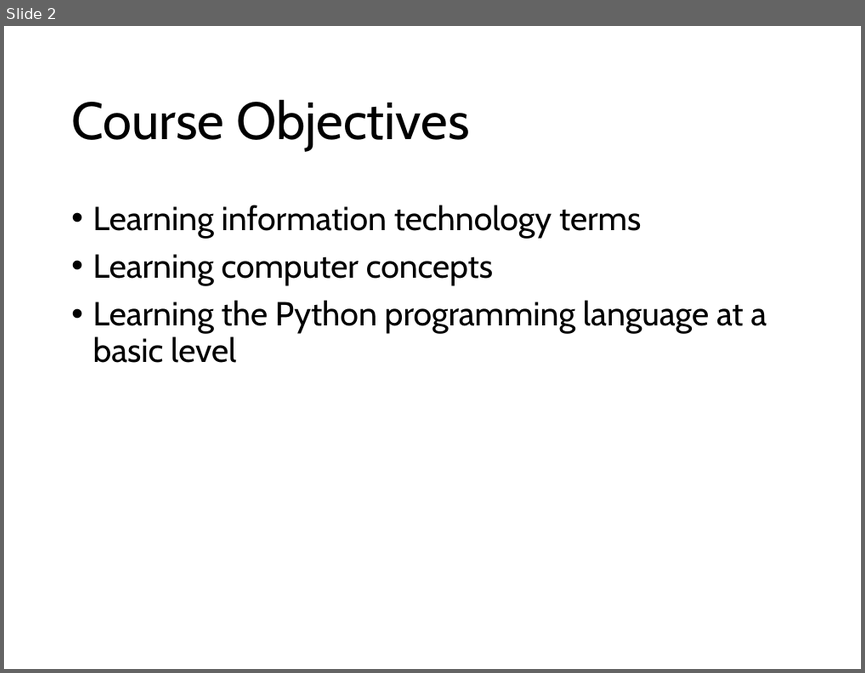
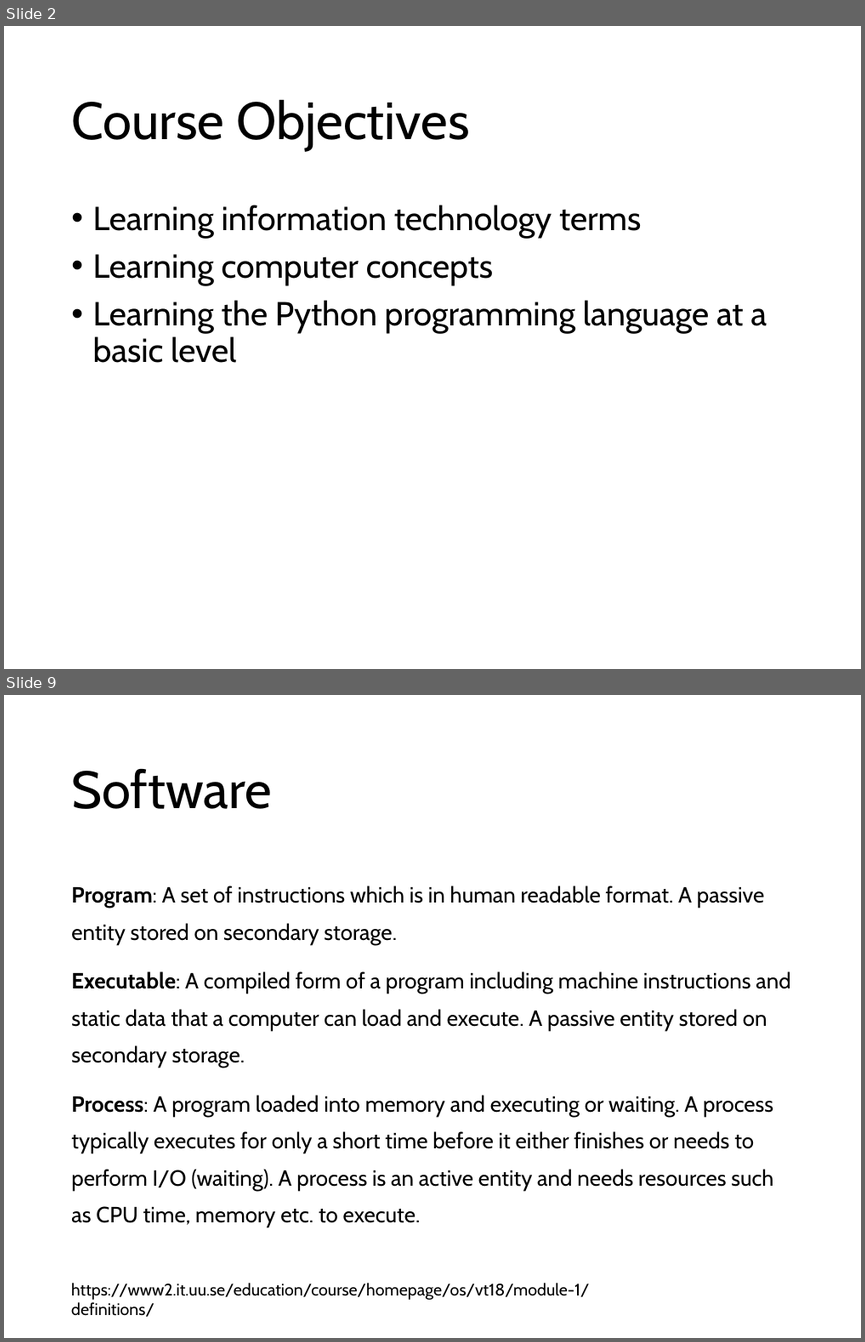
Before and after one commit to ihpar/bit_chem, a slide deck: lecture_notes/BIT_0.pptx. Shown one above the other, each under a label of ours: slide 2 before the commit, slides 2 and 9 after it; the slides between them are not shown. The pictures are 865x673 and 865x1342 pixels, drawn with LibreOffice and Linux fonts; fonts in the diff are those of the drawing. Boxes give left, top, right and bottom in pixels: in the first picture for what was removed or moved away, otherwise in the second. Text is boxed around its words. In the diff, an @@ line names an element or a change of style, - is before the commit and + after.

```diff
--- a/lecture_notes/BIT_0.pptx
+++ b/lecture_notes/BIT_0.pptx
@@ slide 9 added at bbox=[4, 695, 861, 1338], background #FFFFFF @@
@@ title added at bbox=[71, 768, 271, 809], 44 pt, text #000000 @@
+Software
@@ text added at bbox=[71, 885, 790, 1227], 18.5 pt, text #000000 @@
+Program: A set of instructions which is in human readable format. A passive entity stored on secondary storage.
+Executable: A compiled form of a program including machine instructions and static data that a computer can load and execute. A passive entity stored on secondary storage.
+Process: A program loaded into memory and executing or waiting. A process typically executes for only a short time before it either finishes or needs to perform I/O (waiting). A process is an active entity and needs resources such as CPU time, memory etc. to execute.
@@ text added at bbox=[71, 1282, 589, 1316], 14 pt, text #000000 @@
+https://www2.it.uu.se/education/course/homepage/os/vt18/module-1/definitions/
```
Also in this commit, not shown: 1 slide changed, 6 other slides added.
